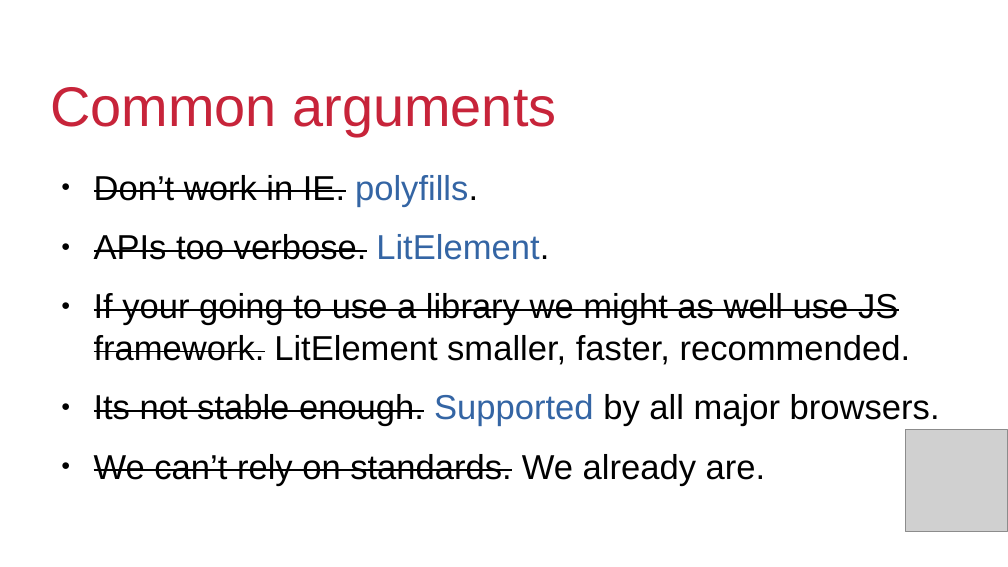
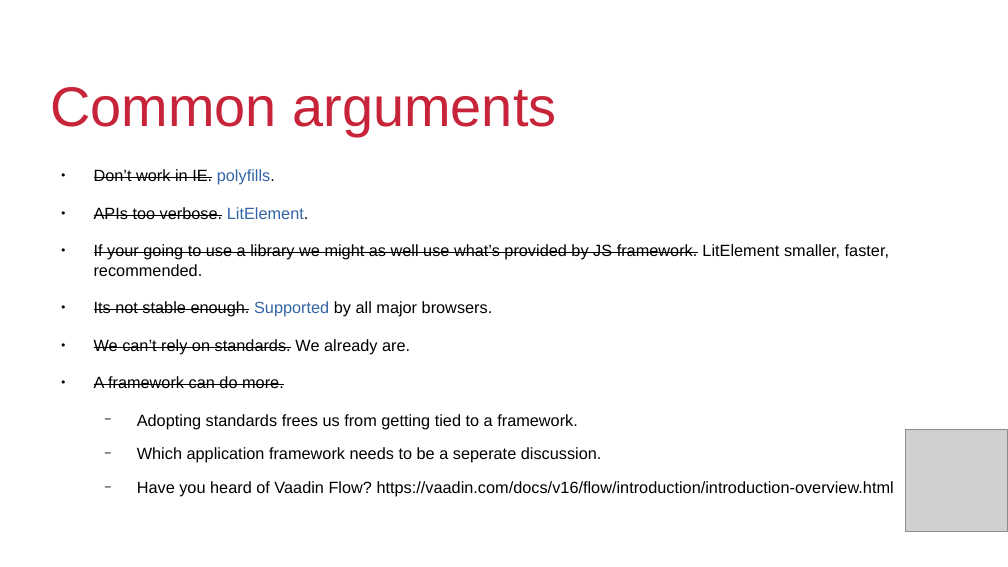
Before and after one commit to QuiWorks/wc-presentation, a slide deck: slide 7 of wc-pp-presentation.odp (slide 6 before the commit). Drawn at 1008x567 pixels with LibreOffice and Linux fonts; fonts in the diff are those of the drawing; grey boxes stand for pictures; background and template pictures are left out. Boxes give left, top, right and bottom in pixels: in the first picture for what was removed or moved away, otherwise in the second. Text is boxed around its words. In the diff, an @@ line names an element or a change of style, - is before the commit and + after.

Commit message:
Feeling good its getting there

```diff
--- a/wc-pp-presentation.odp
+++ b/wc-pp-presentation.odp
@@ text at [94,169,493,354]: size 27.2 to 12.8 pt in "Don’t work in IE. polyfills.", "APIs too verbose. LitElement.", "Its not stable enough. Supported by all ...", "We can’t rely on standards. We already ..." @@
@@ text at [94,244,889,276]: text changed; size 27.2 to 12.8 pt @@
-● If your going to use a library we might as well use JS framework. LitElement smaller, faster, recommended.
+● If your going to use a library we might as well use what’s provided by JS framework. LitElement smaller, faster, recommended.
@@ text at [94,376,894,497]: paragraphs added @@
+● A framework can do more.
+  − Adopting standards frees us from getting tied to a framework.
+  − Which application framework needs to be a seperate discussion.
+  − Have you heard of Vaadin Flow? https://vaadin.com/docs/v16/flow/introduction/introduction-overview.html
```
Also in this commit, not shown: 8 other slides changed, 2 slides added.
